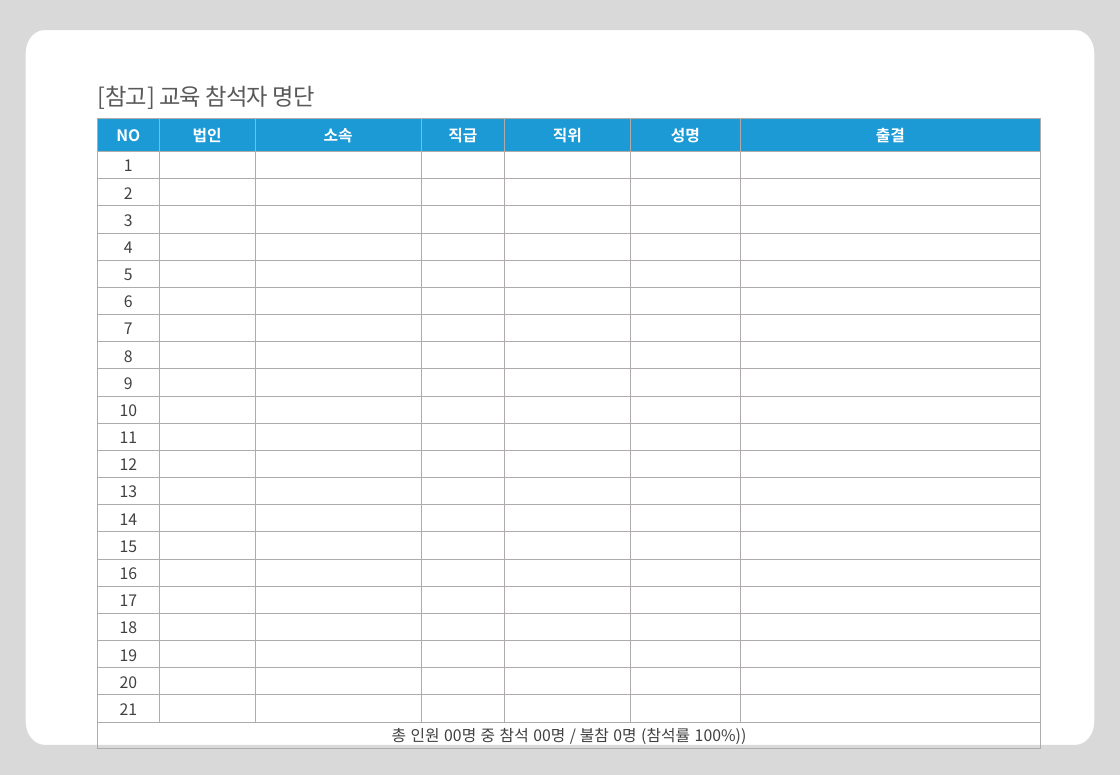
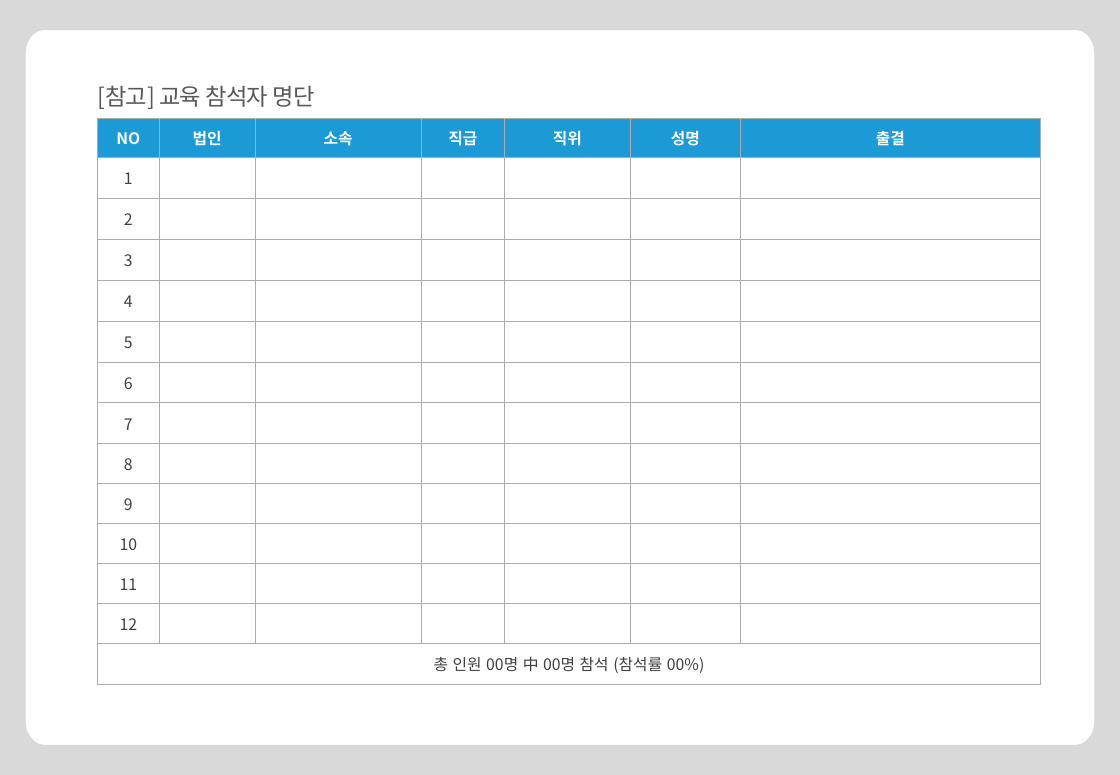
Before and after one commit to qkrtlwls123-a11y/Lam-automation, a slide deck: slide 16 of kai-template.pptx. Drawn at 1120x775 pixels with LibreOffice and Linux fonts; fonts in the diff are those of the drawing. Boxes give left, top, right and bottom in pixels: in the first picture for what was removed or moved away, otherwise in the second. Text is boxed around its words. In the diff, an @@ line names an element or a change of style, - is before the commit and + after.

```diff
--- a/kai-template.pptx
+++ b/kai-template.pptx
@@ table at (x1=97, y1=119, x2=1041, y2=685) @@
-row 14: 13 |  |  |  |  |  | 
-row 15: 14 |  |  |  |  |  | 
-row 16: 15 |  |  |  |  |  | 
-row 17: 16 |  |  |  |  |  | 
-row 18: 17 |  |  |  |  |  | 
-row 19: 18 |  |  |  |  |  | 
-row 20: 19 |  |  |  |  |  | 
-row 21: 20 |  |  |  |  |  | 
-row 22: 21 |  |  |  |  |  | 
-row 23: 총 인원 00명 중 참석 00명 / 불참 0명 (참석률 100%)) |  |  |  |  |  | 
+row 14: 총 인원 00명 中 00명 참석 (참석률 00%) |  |  |  |  |  | 
```
Also in this commit, not shown: 7 other slides changed, 4 slides added, 4 slides removed, 1 other file.
